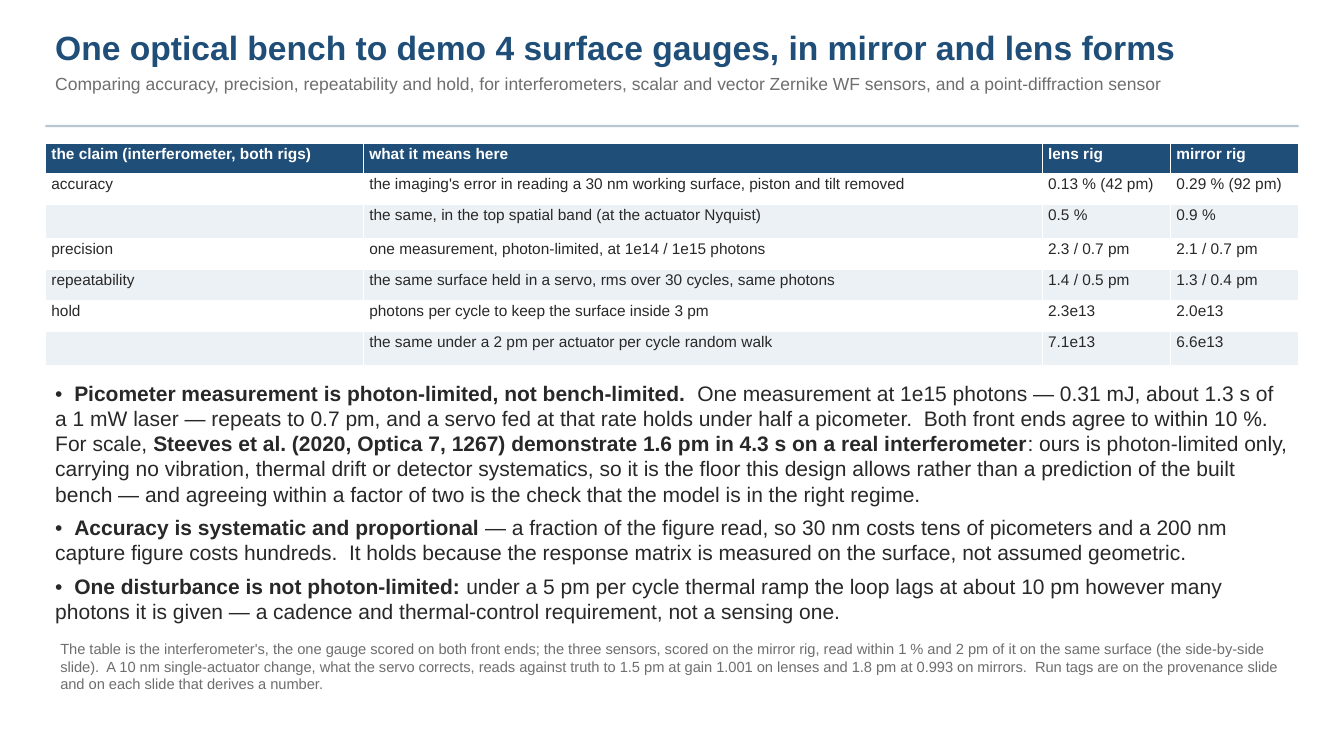
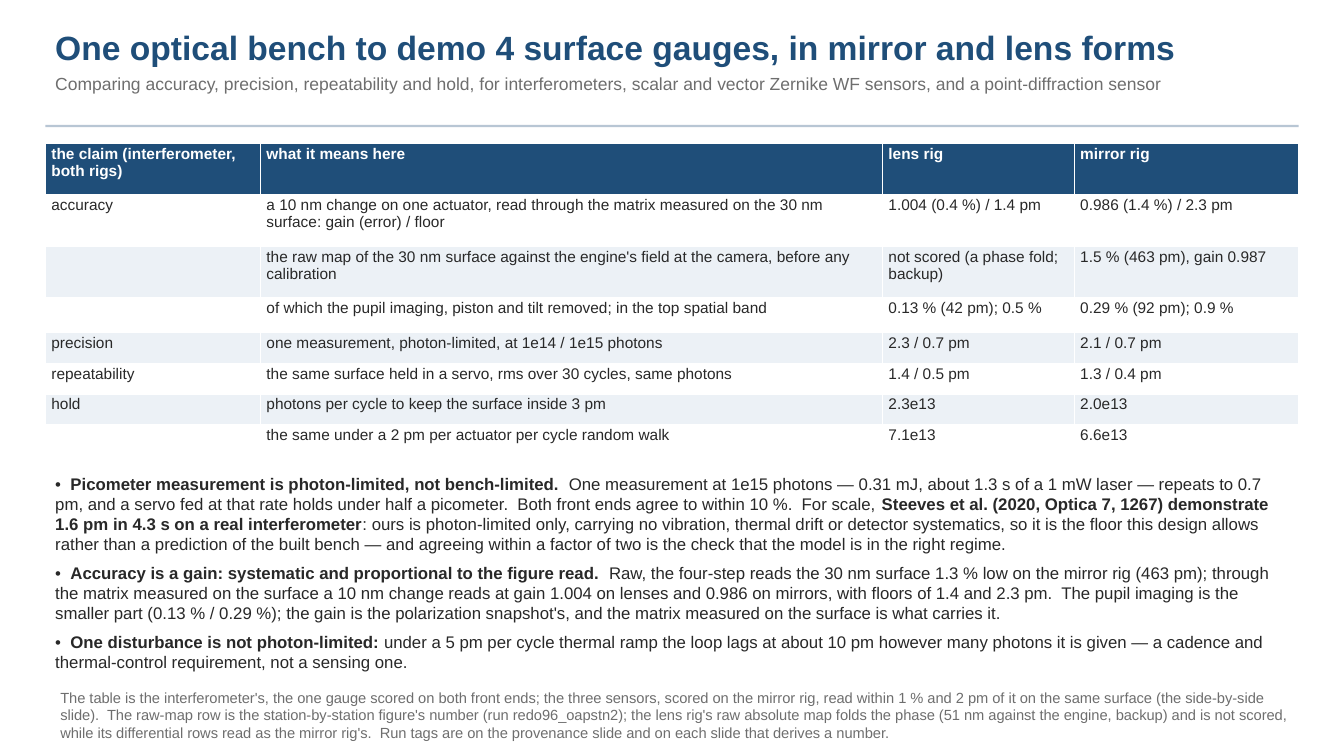
Before and after one commit to nasa-jpl/macos, a slide deck: slide 3 of demo_session/deck_gauges.pptx. Drawn at 1344x756 pixels with LibreOffice and Linux fonts; fonts in the diff are those of the drawing. Boxes give left, top, right and bottom in pixels: in the first picture for what was removed or moved away, otherwise in the second. Text is boxed around its words. In the diff, an @@ line names an element or a change of style, - is before the commit and + after.

```diff
--- a/demo_session/deck_gauges.pptx
+++ b/demo_session/deck_gauges.pptx
@@ table at [45, 143, 1299, 453] @@
-row 2: accuracy | the imaging's error in reading a 30 nm working surface, piston and tilt removed | 0.13 % (42 pm) | 0.29 % (92 pm)
-row 3:  | the same, in the top spatial band (at the actuator Nyquist) | 0.5 % | 0.9 %
+row 2: accuracy | a 10 nm change on one actuator, read through the matrix measured on the 30 nm surface: gain (error) / floor | 1.004 (0.4 %) / 1.4 pm | 0.986 (1.4 %) / 2.3 pm
+row 3:  | the raw map of the 30 nm surface against the engine's field at the camera, before any calibration | not scored (a phase fold; backup) | 1.5 % (463 pm), gain 0.987
+row 4:  | of which the pupil imaging, piston and tilt removed; in the top spatial band | 0.13 % (42 pm); 0.5 % | 0.29 % (92 pm); 0.9 %
@@ text "• Picometer measurement is photon-limited, ...": place and size @@
-text "• Picometer measurement is photon-limited, ..." at [55, 385, 1287, 624]
+text "• Picometer measurement is photon-limited, ..." at [55, 478, 1269, 672]
@@ text at [55, 478, 1269, 672]: size 15 to 12 pt in "• Picometer measurement is photon-limited, not bench-limited ...", "• One disturbance is not photon-limited: under ..." @@
@@ text at [55, 567, 1269, 623]: text changed; size 15 to 12 pt @@
-• Accuracy is systematic and proportional — a fraction of the figure read, so 30 nm costs tens of picometers and a 200 nm capture figure costs hundreds. It holds because the response matrix is measured on the surface, not assumed geometric.
+• Accuracy is a gain: systematic and proportional to the figure read. Raw, the four-step reads the 30 nm surface 1.3 % low on the mirror rig (463 pm); through the matrix measured on the surface a 10 nm change reads at gain 1.004 on lenses and 0.986 on mirrors, with floors of 1.4 and 2.3 pm. The pupil imaging is the smaller part (0.13 % / 0.29 %); the gain is the polarization snapshot's, and the matrix measured on the surface is what carries it.
@@ text at [60, 692, 1287, 741]: text changed @@
-The table is the interferometer's, the one gauge scored on both front ends; the three sensors, scored on the mirror rig, read within 1 % and 2 pm of it on the same surface (the side-by-side slide). A 10 nm single-actuator change, what the servo corrects, reads against truth to 1.5 pm at gain 1.001 on lenses and 1.8 pm at 0.993 on mirrors. Run tags are on the provenance slide and on each slide that derives a number.
+The table is the interferometer's, the one gauge scored on both front ends; the three sensors, scored on the mirror rig, read within 1 % and 2 pm of it on the same surface (the side-by-side slide). The raw-map row is the station-by-station figure's number (run redo96_oapstn2); the lens rig's raw absolute map folds the phase (51 nm against the engine, backup) and is not scored, while its differential rows read as the mirror rig's. Run tags are on the provenance slide and on each slide that derives a number.
```
Also in this commit, not shown: 9 other files.
